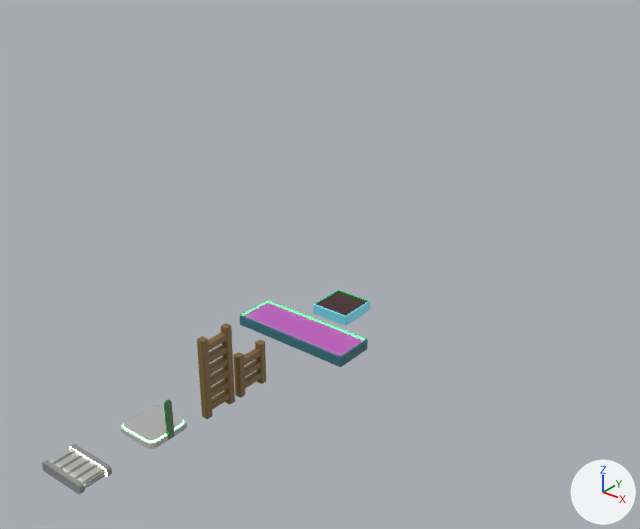
What one commit did to the Blender file DevelopmentMaterials/Models/level_1_objects.blend.
Rendered twice from a 50 mm camera at (22.7, -32.1, 20.8) aimed at (-3.1, 0.2, 0.8). Arrows for +X, +Y and +Z are at lower right; the lights stay in place.

The scene before the commit, as lines of its bpy script (objects in view):
```python
me_cube_003 = bpy.data.meshes.new('Cube.003')
me_cube_003.from_pydata(...)  # 116 vertices, 100 faces; spans x -1.0..1.0, y -1.0..1.0, z 0.0..1.71
me_cube_003.materials.append(mat_imphenziapixpal)
me_cube_005 = bpy.data.meshes.new('Cube.005')
me_cube_005.from_pydata(...)  # 84 vertices, 73 faces; spans x -1.0..1.0, y -1.0..1.0, z 0.0..0.5
me_cube_005.materials.append(mat_main)
me_cube_006 = bpy.data.meshes.new('Cube.006')
me_cube_006.from_pydata(...)  # 112 vertices, 99 faces; spans x -3.0..3.0, y -1.0..1.0, z 0.0..0.5
me_cube_006.materials.append(mat_imphenziapixpal)
ob_farmplot_1x1 = bpy.data.objects.new('farmPlot_1x1', me_cube_005)
ob_farmplot_1x1.location = (0.0, -2.0, 0.0)
ob_farmplot_1x3 = bpy.data.objects.new('farmPlot_1x3', me_cube_006)
ob_farmplot_1x3.location = (0.0, -5.0, 0.0)
ob_storagepallet = bpy.data.objects.new('storagePallet', me_cube_003)
ob_storagepallet.location = (0.0, -14.0, 0.0)
# also in view: 'short_ladder' at (0.0, -8.5, 0.0); 'conveyor_short' at (0.0, -17.6, 0.3); 'long_ladder' at (0.0, -10.5, 0.9)
```
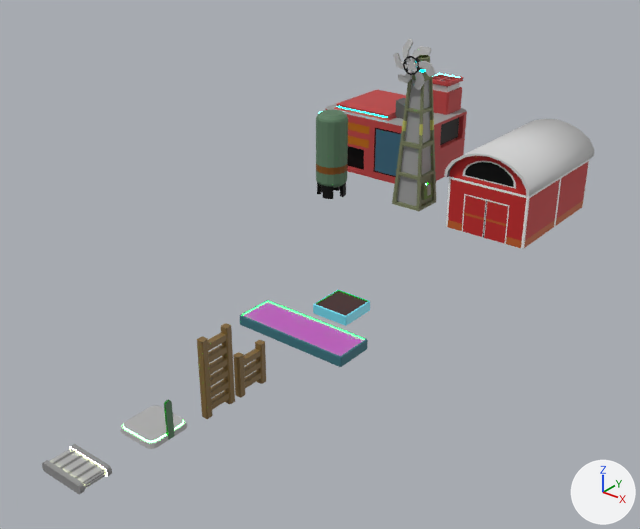
The newer file is also turned or shifted as a whole; pictures and numbers use the older file's frame.

Boxes [x1, y1, x2, y2] around the edits, measured in the pictures (640 x 529 px):
'barn', added: after [444, 118, 594, 249]
'processingStorage', added: after [326, 73, 467, 184]
'windmill_small', added: after [392, 55, 436, 211]
'silo', added: after [316, 110, 348, 199]
'windmill_wheel', added: after [393, 39, 436, 90]

Patch to the scene script:
```diff
--- a/DevelopmentMaterials/Models/level_1_objects.blend.py
+++ b/DevelopmentMaterials/Models/level_1_objects.blend.py
@@ me_cylinder_002 @@
+me_cylinder_002.from_pydata(...)  # 160 vertices, 138 faces; spans x -1.12..1.0, y -1.0..1.0, z 0.0..5.34
+me_cylinder_002.materials.append(mat_imphenziapixpal)
@@ me_cube_007 @@
+me_cube_007.from_pydata(...)  # 297 vertices, 269 faces; spans x -4.0..4.0, y -3.0..3.0, z 0.0..6.17
+me_cube_007.materials.append(mat_imphenziapixpal)
@@ me_cylinder_001 @@
+me_cylinder_001.from_pydata(...)  # 144 vertices, 158 faces; spans x -1.46..1.46, y -0.11..0.3, z -1.44..1.43
+me_cylinder_001.materials.append(mat_imphenziapixpal)
@@ me_cube_004 @@
+me_cube_004.from_pydata(...)  # 415 vertices, 394 faces; spans x -1.0..1.0, y -1.0..1.0, z 0.0..9.46
+me_cube_004.materials.append(mat_imphenziapixpal)
@@ me_cube_001 @@
+me_cube_001.from_pydata(...)  # 297 vertices, 246 faces; spans x -2.65..2.65, y -4.28..4.28, z 0.0..5.04
+me_cube_001.materials.append(mat_imphenziapixpal)
@@ ob_silo @@
+ob_silo = bpy.data.objects.new('silo', me_cylinder_002)
+ob_silo.location = (-10.0, 10.0, 0.0)
@@ ob_processingstorage @@
+ob_processingstorage = bpy.data.objects.new('processingStorage', me_cube_007)
+ob_processingstorage.location = (-10.0, 17.0, 0.0)
@@ ob_windmill_wheel @@
+ob_windmill_wheel = bpy.data.objects.new('windmill_wheel', me_cylinder_001)
+ob_windmill_wheel.location = (-5.0, 11.03, 8.8)
@@ ob_windmill_small @@
+ob_windmill_small = bpy.data.objects.new('windmill_small', me_cube_004)
+ob_windmill_small.location = (-5.0, 12.0, 0.0)
@@ ob_barn @@
+ob_barn = bpy.data.objects.new('barn', me_cube_001)
+ob_barn.location = (1.0, 14.0, 0.0)
```
